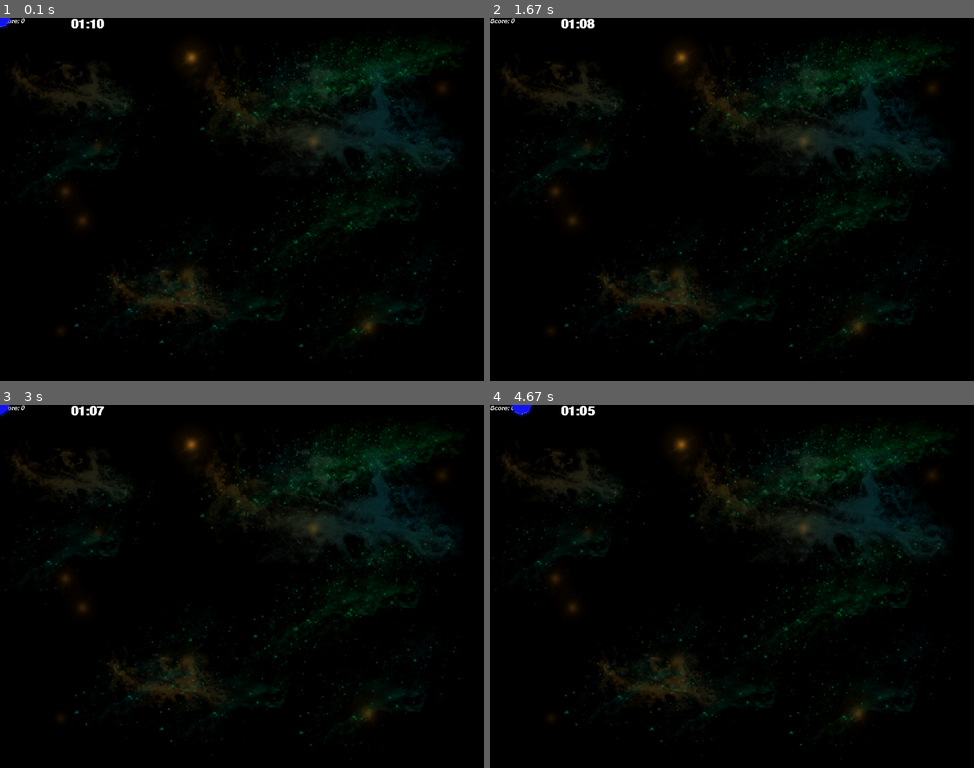
Above: before the commit, frames 1-4 (two rows, left to right).
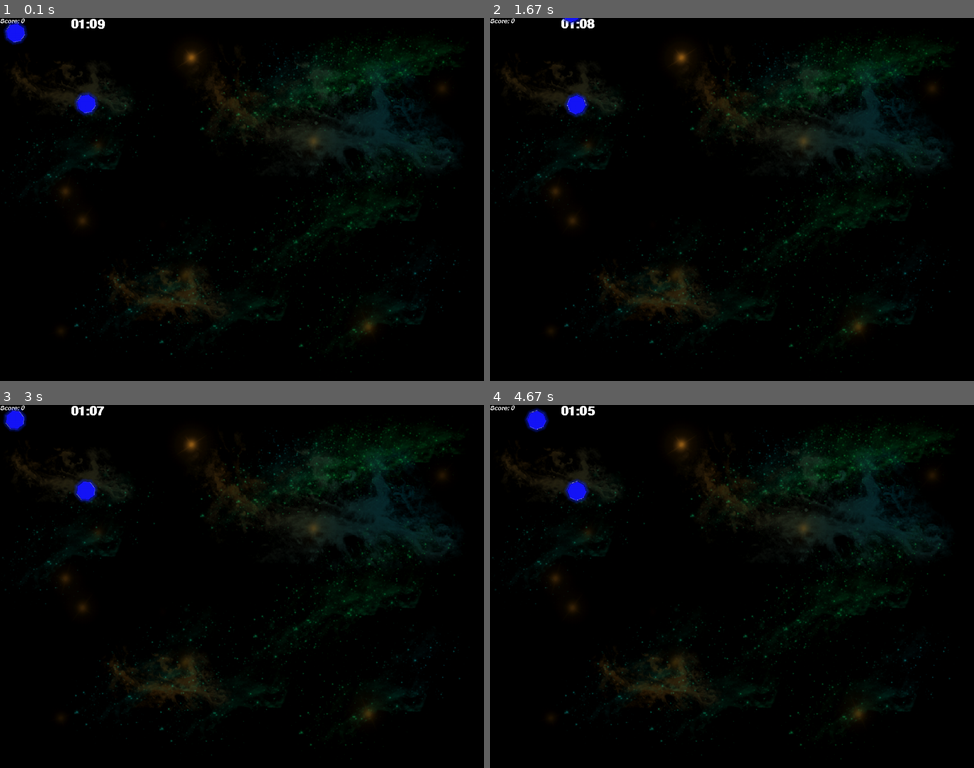
Above: after the commit, the same moments.

Repository: ivanvenosdel/colored-shapes
Game: pygame game, started from trunk/main.py
The game is run twice, just before and just after one commit, with the same random seed, the same clock (stepped at 60 frames per second) and the same inputs. The source is Python 2; it was converted automatically to run under Python 3.
Inputs:
- Up to frame 1 (0.1 s): no input
- Up to frame 2 (1.67 s): hold Right 0.33-0.8 s; hold Up 0.83-1.13 s; hold Right 1.17-1.63 s
- Up to frame 3 (3 s): hold Left 1.67-2.2 s; hold Down 2.23-2.53 s; hold Left 2.57-2.97 s
- Up to frame 4 (4.67 s): hold Up 3-3.37 s; hold Right 3.4-4.03 s; hold Down 4.07-4.43 s; hold Left from 4.47 s (still down)

The runs differ from the first frame. In frame 1, 0.6% of the frame differs, in the area x 0-22%, y 0-27%; in frame 2, 0.3%; in frame 3, 0.6%; in frame 4, 0.6%, in the area x 4-21%, y 0-28%.

Commit message:
* image loading, logic class

Diff:
--- a/trunk/actors/shape.py
+++ b/trunk/actors/shape.py
@@ -6,21 +6,32 @@
 import imageutils
 
 class Shape(Sprite):
+    loaded_images = {}
+
     def __init__(self, shape, color):
         Sprite.__init__(self) #call Sprite intializer
 
         self.color = color
         self.shape = shape
         self.texture_path = "%s_%s.png" % (color, self.shape)
-        self.image, self.rect = imageutils.load_image(self.texture_path, -1)
-        self.rect = self.image.get_rect(center=self.rect.center)
-        self.rect.move_ip((-self.image.get_width()/2, -self.image.get_height()/2))
-        self.small = pygame.transform.scale(self.image, (64,64))
+        self.image = pygame.transform.scale(self.getfile(self.texture_path), (64,64))
+        self.rect = self.image.get_rect();
+        self.original = self.image;
 
         self.rotation = 0;
 
     def update(self, delta):
         self.rotation = (self.rotation + 5) % 360
         center = self.rect.center
-        self.image = pygame.transform.rotate(self.small, self.rotation)
+        self.image = pygame.transform.rotate(self.original, self.rotation)
         self.rect = self.image.get_rect(center=center)
+
+    def getfile(self, texture_path):
+        if texture_path in Shape.loaded_images:
+            return Shape.loaded_images[texture_path]
+        else:
+            image, rect = imageutils.load_image(texture_path, -1)
+            rect = image.get_rect(center=rect.center)
+            rect.move_ip((-image.get_width()/2, -image.get_height()/2))
+            Shape.loaded_images[texture_path] = image
+            return image
--- /dev/null
+++ b/trunk/graphics.py
@@ -0,0 +1,26 @@
+import pygame
+
+class Graphics:
+    def __init__(self, scoreboard, timer, control, player):
+        self.scoreboard = scoreboard
+        self.timer = timer
+        self.control = control
+        self.player = player
+
+    def update(self, delta):
+        #Handle Input
+        if self.control.moveLeft:
+            self.player.rect.move_ip(-self.control.moverate, 0)
+        if self.control.moveRight:
+            self.player.rect.move_ip(self.control.moverate, 0)
+        if self.control.moveUp:
+            self.player.rect.move_ip(0, -self.control.moverate)
+        if self.control.moveDown:
+            self.player.rect.move_ip(0, self.control.moverate)
+
+        #Update Countdown Timer
+        self.timer.Milli -= delta;
+        self.timer.update()
+
+        #Update score value
+        self.scoreboard.update()
--- /dev/null
+++ b/trunk/logic.py
@@ -0,0 +1,26 @@
+import pygame
+
+class Logic:
+    def __init__(self, player, scoreboard, timer, control):
+        self.scoreboard = scoreboard
+        self.timer = timer
+        self.control = control
+        self.player = player
+
+    def update(self, delta):
+        #Handle Input
+        if self.control.moveLeft:
+            self.player.rect.move_ip(-self.control.moverate, 0)
+        if self.control.moveRight:
+            self.player.rect.move_ip(self.control.moverate, 0)
+        if self.control.moveUp:
+            self.player.rect.move_ip(0, -self.control.moverate)
+        if self.control.moveDown:
+            self.player.rect.move_ip(0, self.control.moverate)
+
+        #Update Countdown Timer
+        self.timer.Milli -= delta;
+        self.timer.update()
+
+        #Update score value
+        self.scoreboard.update()
--- a/trunk/main.py
+++ b/trunk/main.py
@@ -1,11 +1,14 @@
 import pygame
 from pygame import surface
 from pygame.locals import *
+
 from actors import Octagon
 from ui.Countdown import CountDown
 from ui.Scoreboard import Scoreboard
 from control import Control
 
+from logic import Logic
+from graphics import Graphics
 import imageutils
 
 class Shapescape:
@@ -35,45 +38,41 @@
         do_continue = True
 
         #Initialize
-        SCORE = Scoreboard()
-        Timer = CountDown()
-        shape = Octagon()
-
-        control = Control()
-        shape_layer = pygame.sprite.RenderPlain((shape))
+        self.scoreboard = Scoreboard()
+        self.timer = CountDown()
+        self.control = Control()
+        #TEMP
+        self.player = Octagon()
+        self.player2 = Octagon()
+        self.player2.rect.move_ip((150, 150))
+        shape_layer = pygame.sprite.RenderPlain((self.player, self.player2))
+        #ENDTEMP
+        self.logic = Logic(self.player, self.scoreboard, self.timer, self.control)
+        #self.graphics = Graphics(self.player, self.scoreboard, self.timer);
 
 
         # Render the boid swarm
         while do_continue:
             delta = clock.tick(30) # fps
-            Timer.Milli -= delta;
 
             # Catch input event
             for event in pygame.event.get():
                 if event.type == QUIT:
                     return
                 else:
-                    control.update(event)
+                    self.control.update(event)
 
+            #TEMP
+            shape_layer.update(delta)
+            #ENDTEMP
 
             # Update
-            shape_layer.update(delta)
-            if control.moveLeft:
-                shape.rect.move_ip(-control.moverate, 0)
-            if control.moveRight:
-                shape.rect.move_ip(control.moverate, 0)
-            if control.moveUp:
-                shape.rect.move_ip(0, -control.moverate)
-            if control.moveDown:
-                shape.rect.move_ip(0, control.moverate)
-
+            self.logic.update(delta)
 
             # Render
             self.screen.blit(self.background, (0,0))
-            self.screen.blit(SCORE.image, (0, 0))
-            self.screen.blit(Timer.image, (150, 0))
-            SCORE.update()
-            Timer.update()
+            self.screen.blit(self.scoreboard.image, (0, 0))
+            self.screen.blit(self.timer.image, (150, 0))
 
             shape_layer.draw(self.screen)
             pygame.display.flip()
